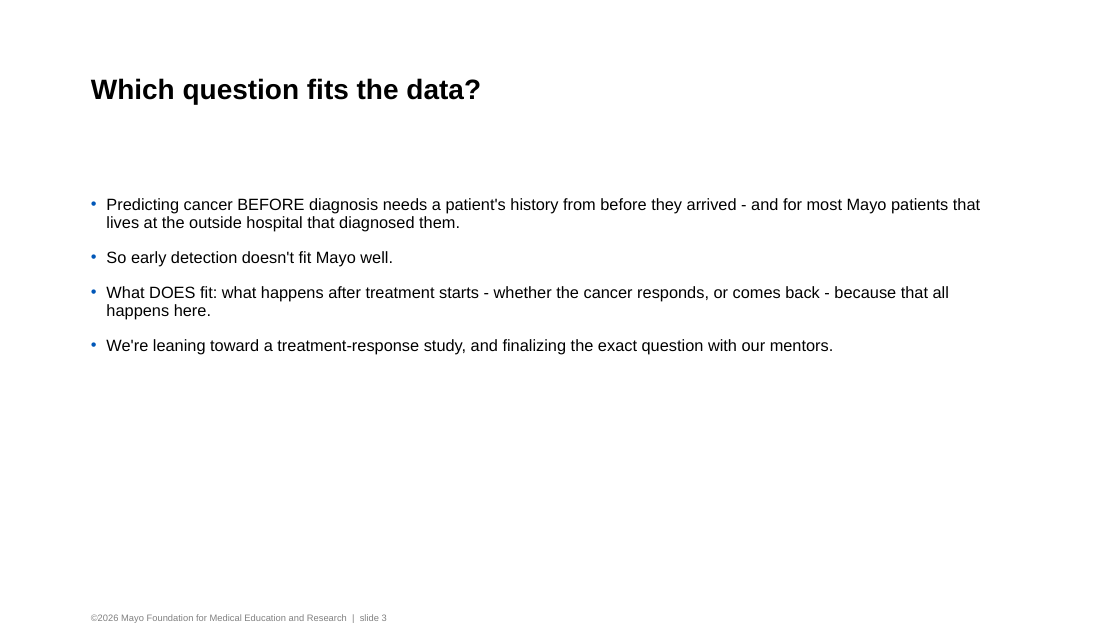
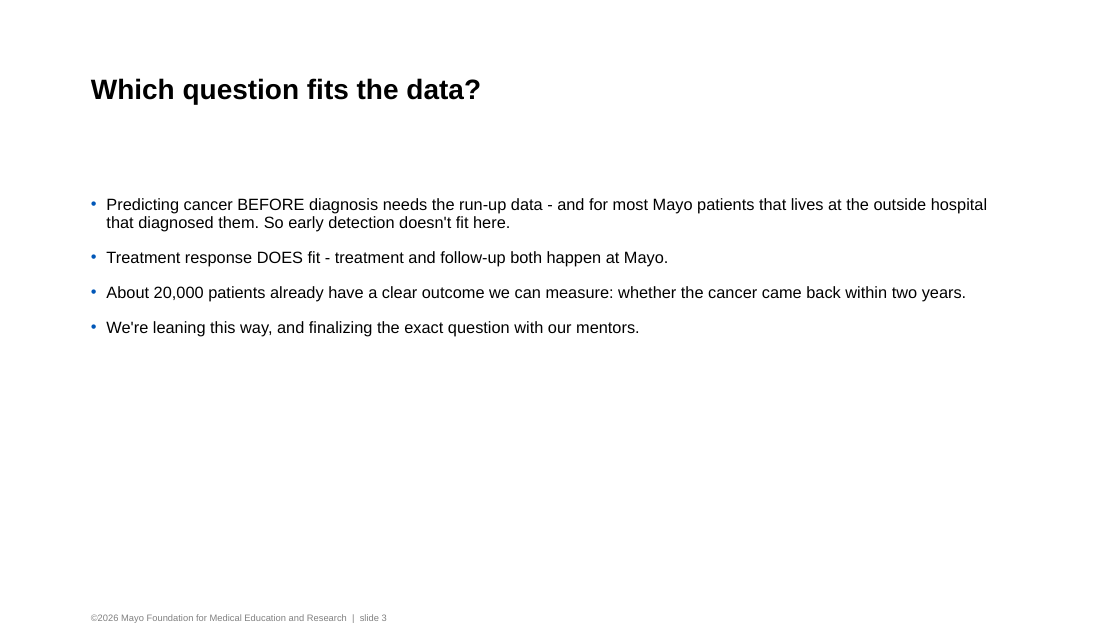
Before and after one commit to cal-healthier/mayonnaise, a slide deck: slide 3 of healthier_checkin_v2.pptx. Drawn at 1120x630 pixels with LibreOffice and Linux fonts; fonts in the diff are those of the drawing; background and template pictures are left out. Boxes give left, top, right and bottom in pixels: in the first picture for what was removed or moved away, otherwise in the second. Text is boxed around its words. In the diff, an @@ line names an element or a change of style, - is before the commit and + after.

Commit message:
Fix slides 2-3 for treatment-response framing

```diff
--- a/healthier_checkin_v2.pptx
+++ b/healthier_checkin_v2.pptx
@@ text at (106, 198, 987, 337): text changed @@
-• Predicting cancer BEFORE diagnosis needs a patient's history from before they arrived - and for most Mayo patients that lives at the outside hospital that diagnosed them.
-• So early detection doesn't fit Mayo well.
-• What DOES fit: what happens after treatment starts - whether the cancer responds, or comes back - because that all happens here.
-• We're leaning toward a treatment-response study, and finalizing the exact question with our mentors.
+• Predicting cancer BEFORE diagnosis needs the run-up data - and for most Mayo patients that lives at the outside hospital that diagnosed them. So early detection doesn't fit here.
+• Treatment response DOES fit - treatment and follow-up both happen at Mayo.
+• About 20,000 patients already have a clear outcome we can measure: whether the cancer came back within two years.
+• We're leaning this way, and finalizing the exact question with our mentors.
```
Also in this commit, not shown: 1 other slide changed.
